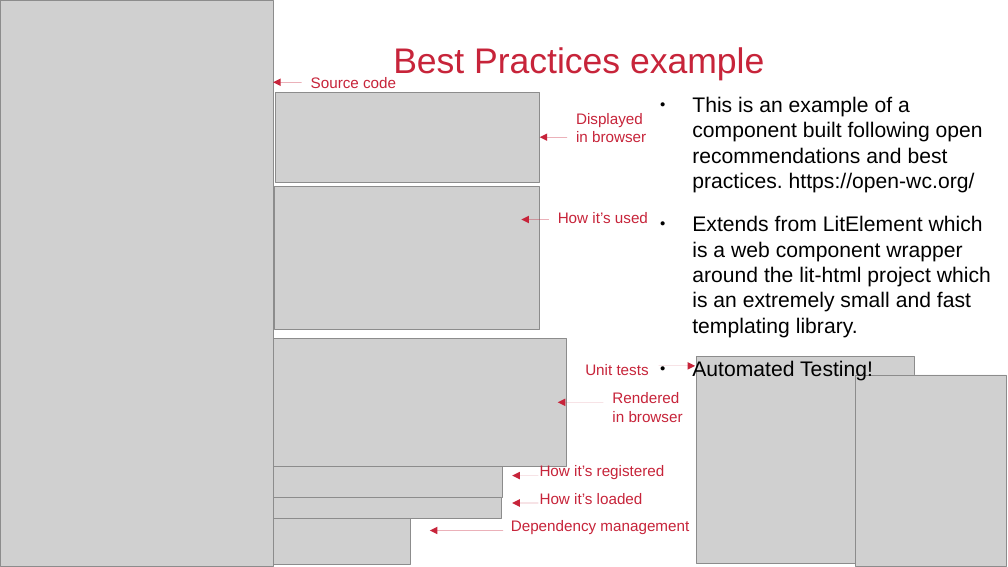
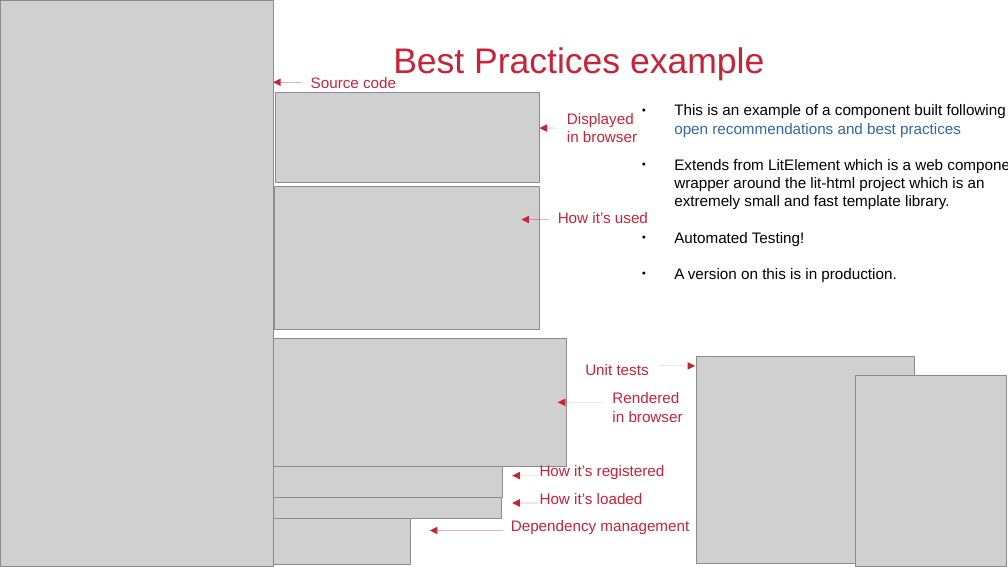
Before and after one commit to QuiWorks/wc-presentation, a slide deck: slide 6 of wc-pp-presentation.odp. Drawn at 1008x567 pixels with LibreOffice and Linux fonts; fonts in the diff are those of the drawing; grey boxes stand for pictures; background and template pictures are left out. Boxes give left, top, right and bottom in pixels: in the first picture for what was removed or moved away, otherwise in the second. Text is boxed around its words. In the diff, an @@ line names an element or a change of style, - is before the commit and + after.

```diff
--- a/wc-pp-presentation.odp
+++ b/wc-pp-presentation.odp
@@ text "Displayed in browser": place and size @@
-text "Displayed in browser" at <box>576,113,646,142</box>
+text "Displayed in browser" at <box>567,113,637,142</box>
@@ text "This is an example of ...": place and size @@
-text "This is an example of ..." at <box>692,96,991,338</box>
+text "This is an example of ..." at <box>674,104,1006,282</box>
@@ text at <box>674,104,1006,209</box>: text changed; size 16.6 to 12 pt @@
-● This is an example of a component built following open recommendations and best practices. https://open-wc.org/
-● Extends from LitElement which is a web component wrapper around the lit-html project which is an extremely small and fast templating library.
+● This is an example of a component built following open recommendations and best practices
+● Extends from LitElement which is a web component wrapper around the lit-html project which is an extremely small and fast template library.
@@ arrow moved from (540, 137) - (567, 137) to (540, 128) - (558, 128) @@
@@ text at <box>674,232,804,246</box>: size 16.6 to 12 pt in "Automated Testing!" @@
@@ text at <box>674,268,896,282</box>: paragraph added @@
+● A version on this is in production.
```
Also in this commit, not shown: 5 other slides changed, 1 slide added.
